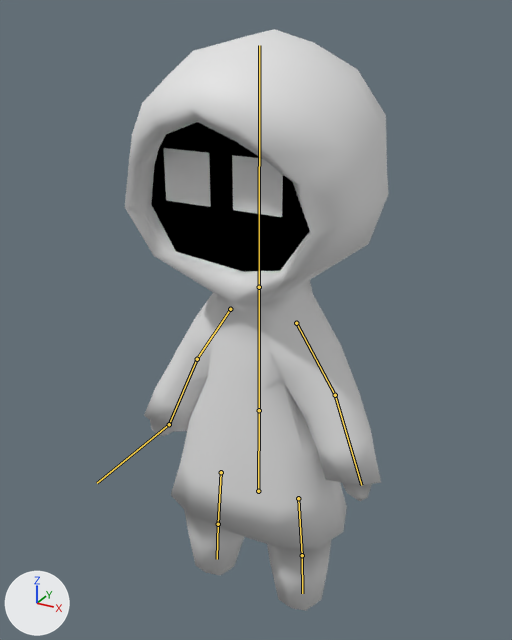
Before and after pictures for a commit that changed the Blender file blader/blader.blend.
Rendered twice from a camera (50 mm lens) standing at (0.99, -1.822, 1.971) and looking at (-0.005, -0.013, 1.067). Lighting does not change. The marker at lower left points along +X, +Y and +Z. Both versions are drawn at frame 24 of the action 'idle_pingpong'; the numbers are the values there. The bones that bend it are drawn over the model as lines.

Names of what the first picture shows: 'blader'.
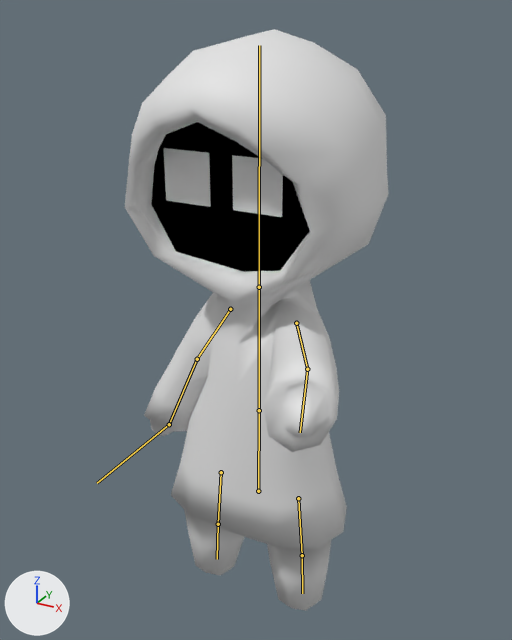
Boxes [x1, y1, x2, y2] around the edits, measured in the pictures (512 x 640 px):
'blader', posed
    both: [125, 29, 389, 611]
bone 'arm1.L', root to tip
    before: (296, 323) to (335, 395)
    after: (296, 323) to (307, 369)

Edits to the bpy script that builds the scene:
```text
Change bone_arm1_l:
    where bone_arm1_l = bpy.data.objects['bladerArmature'].pose.bones['arm1.L']  # child of 'body2'
    bone_arm1_l.rotation_quaternion: (0.981, 0.0, 0.0, -0.196) -> (0.733, 0.48, -0.459, -0.147)  # degrees (0, 0, -23) -> degrees (82, -32, -51)
```
